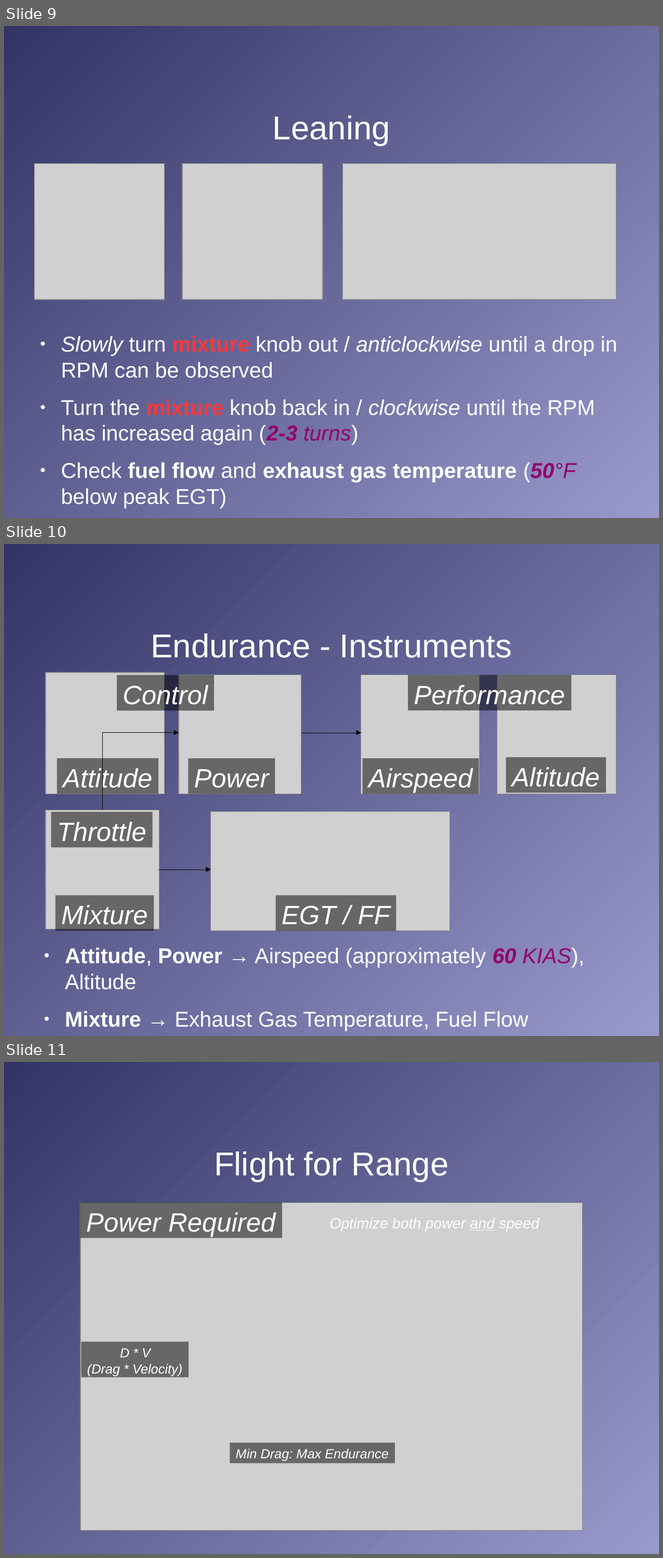
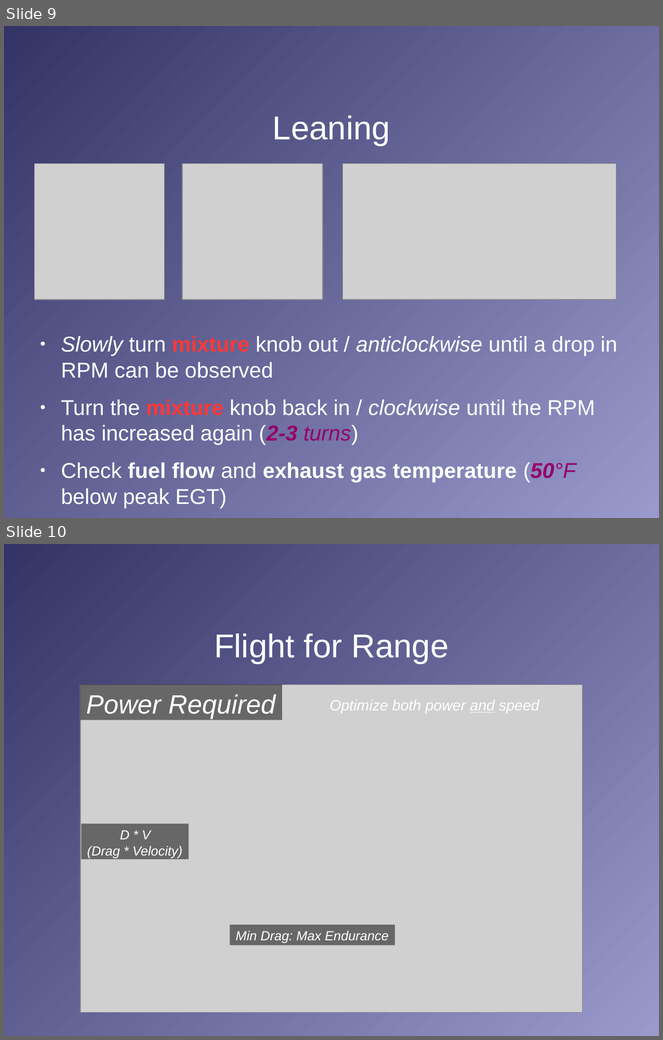
Before and after one commit to stephanheinemann/flight, a slide deck: FI/RangeAndEndurance/RangeAndEndurance.odp. Shown one above the other, each under a label of ours: slides 9, 10 and 11 before the commit, slides 9 and 10 after it. The pictures are 663x1558 and 663x1040 pixels, drawn with LibreOffice and Linux fonts; fonts in the diff are those of the drawing; grey boxes stand for pictures; background and template pictures are left out. Boxes give left, top, right and bottom in pixels: in the first picture for what was removed or moved away, otherwise in the second. Text is boxed around its words. In the diff, an @@ line names an element or a change of style, - is before the commit and + after.

Commit message:
reviewed range and endurance PGI

```diff
--- a/FI/RangeAndEndurance/RangeAndEndurance.odp
+++ b/FI/RangeAndEndurance/RangeAndEndurance.odp
@@ slide 10 removed at bbox=[4, 544, 659, 1036], background gradient #333366 to #9999CC @@
@@ title removed at bbox=[151, 633, 512, 658] @@
-Endurance - Instruments
@@ picture removed at bbox=[46, 672, 165, 794] @@
@@ rectangle removed at bbox=[117, 675, 214, 710] @@
-Control
@@ picture removed at bbox=[179, 675, 301, 794] @@
@@ picture removed at bbox=[361, 675, 480, 794] @@
@@ rectangle removed at bbox=[408, 675, 572, 710] @@
-Performance
@@ picture removed at bbox=[497, 675, 617, 794] @@
@@ elbow arrow removed from (102, 810) to (179, 732) @@
@@ elbow arrow removed from (301, 732) to (361, 732) @@
@@ rectangle removed at bbox=[57, 758, 158, 794] @@
-Attitude
@@ rectangle removed at bbox=[188, 758, 275, 794] @@
-Power
@@ rectangle removed at bbox=[362, 758, 479, 794] @@
-Airspeed
@@ rectangle removed at bbox=[506, 757, 606, 793] @@
-Altitude
@@ picture removed at bbox=[46, 810, 159, 929] @@
@@ rectangle removed at bbox=[51, 812, 153, 847] @@
-Throttle
@@ picture removed at bbox=[211, 812, 450, 930] @@
@@ elbow arrow removed from (159, 869) to (211, 869) @@
@@ rectangle removed at bbox=[55, 895, 154, 930] @@
-Mixture
@@ rectangle removed at bbox=[276, 895, 397, 930] @@
-EGT / FF
@@ text removed at bbox=[65, 948, 584, 1031] @@
-● Attitude, Power → Airspeed (approximately 60 KIAS), Altitude
-● Mixture → Exhaust Gas Temperature, Fuel Flow
@@ what was slide 11 is now slide 10 @@
```
Also in this commit, not shown: 3 slides changed, 1 other file.
